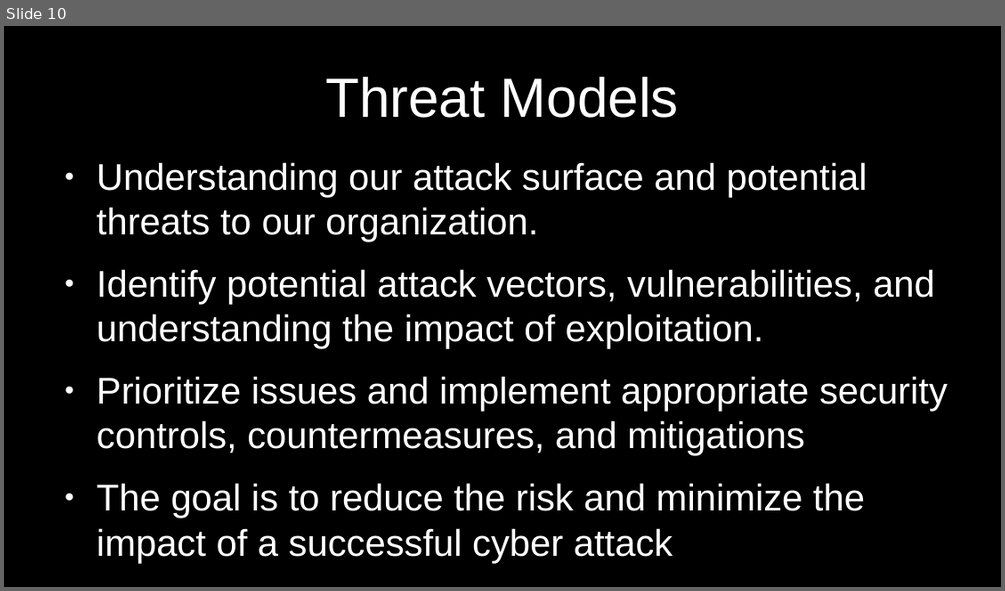
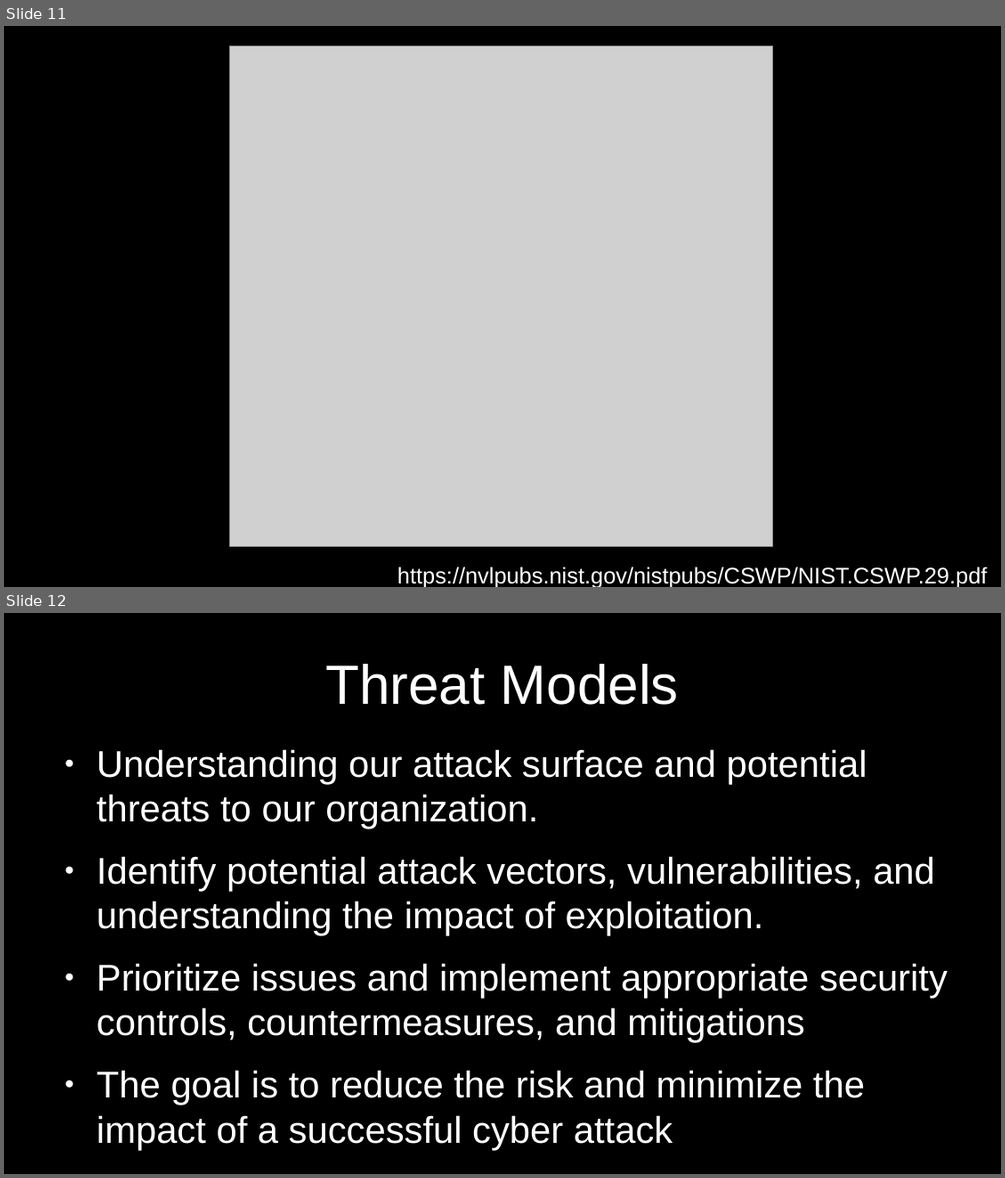
Before and after one commit to RealSeraphina/Super_Cool_Links_By_Sera, a slide deck: Slide-Decks/7_9_7_10_Identify.odp. Shown one above the other, each under a label of ours: slide 10 before the commit, slides 11 and 12 after it. The pictures are 1005x591 and 1005x1178 pixels, drawn with LibreOffice and Linux fonts; fonts in the diff are those of the drawing; grey boxes stand for pictures. Boxes give left, top, right and bottom in pixels: in the first picture for what was removed or moved away, otherwise in the second. Text is boxed around its words. In the diff, an @@ line names an element or a change of style, - is before the commit and + after.

Commit message:
Add files via upload
Changes made in regards to NIST CSF 2.0 release

```diff
--- a/Slide-Decks/7_9_7_10_Identify.odp
+++ b/Slide-Decks/7_9_7_10_Identify.odp
@@ slide 11 added at <box>4,26,1001,587</box>, background #000000 @@
@@ picture added at <box>230,46,773,546</box> @@
@@ text added at <box>397,566,987,587</box>, 18 pt, text #FFFFFF @@
+https://nvlpubs.nist.gov/nistpubs/CSWP/NIST.CSWP.29.pdf
@@ what was slide 10 is now slide 12 @@
```
Also in this commit, not shown: 7 slides changed, 1 other slide added, 4 other files.
